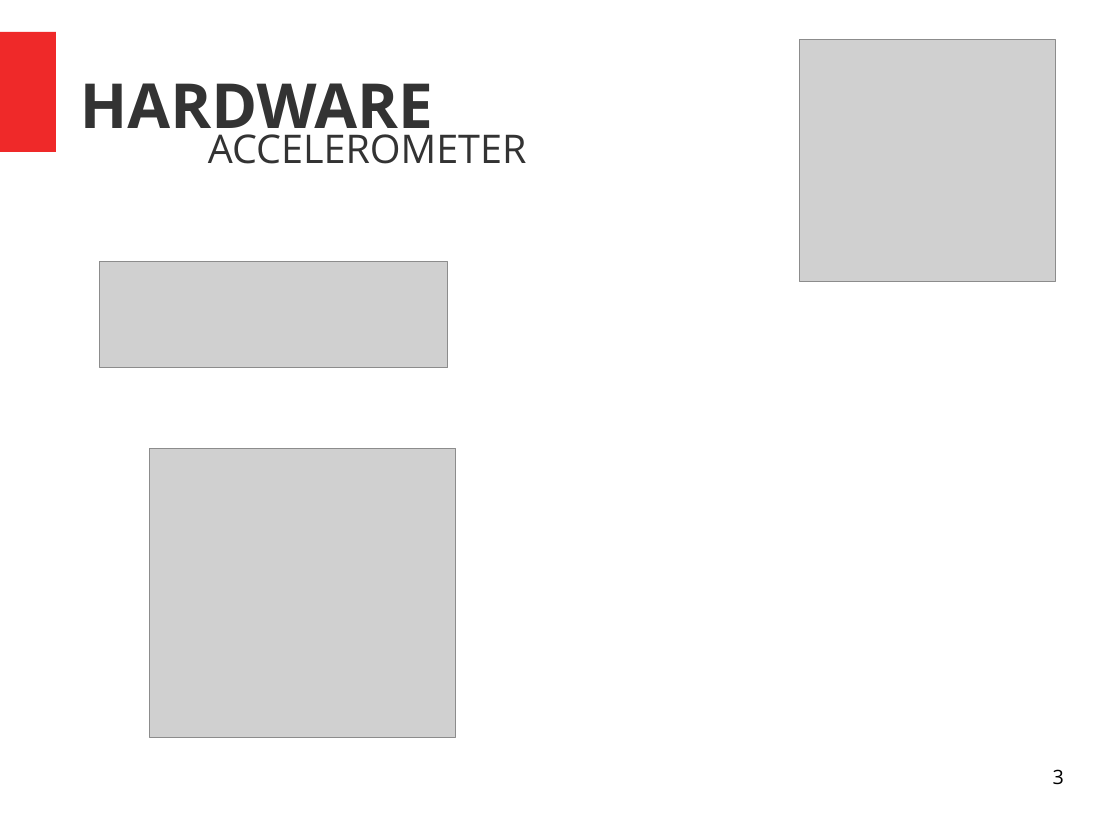
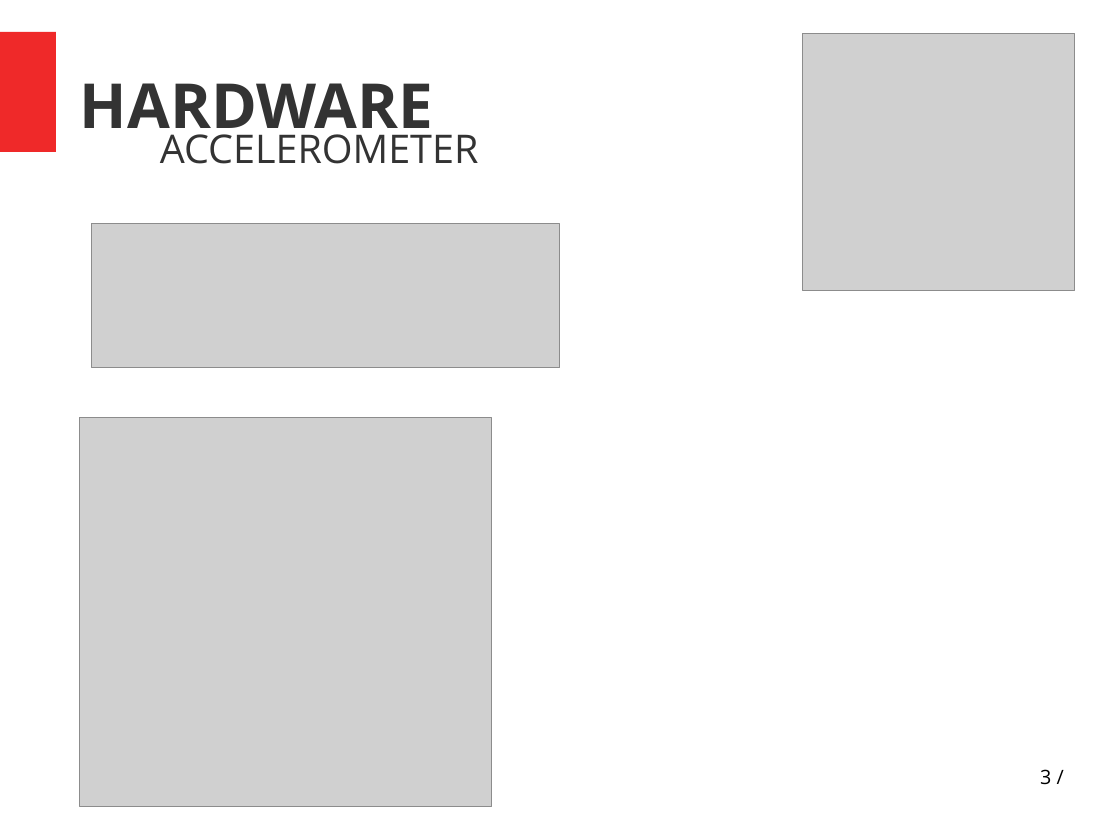
Before and after one commit to athava/ptixiaki, a slide deck: slide 3 of Untitled 1.odp. Drawn at 1120x840 pixels with LibreOffice and Linux fonts; fonts in the diff are those of the drawing; grey boxes stand for pictures. Boxes give left, top, right and bottom in pixels: in the first picture for what was removed or moved away, otherwise in the second. Text is boxed around its words. In the diff, an @@ line names an element or a change of style, - is before the commit and + after.

```diff
--- a/Untitled 1.odp
+++ b/Untitled 1.odp
@@ picture: place and size @@
-picture at bbox=[800, 40, 1055, 282]
+picture at bbox=[803, 34, 1075, 291]
@@ text "ACCELEROMETER" at bbox=[160, 126, 478, 164]: indent changed @@
@@ picture: place and size @@
-picture at bbox=[100, 262, 448, 369]
+picture at bbox=[91, 224, 560, 368]
@@ picture: place and size @@
-picture at bbox=[150, 448, 456, 738]
+picture at bbox=[80, 418, 492, 807]
@@ page number at bbox=[1040, 769, 1051, 785]: text changed @@
-3
+3 /
```
Also in this commit, not shown: 5 other slides changed, 4 slides added, 3 other files.
